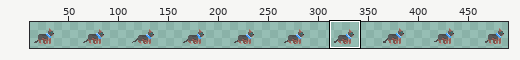
Sprite sheet, stored at Assets/Pet Cats pack/Sprites/Cat-4/Cat-4-Idle.png. The first picture is a wide view before the edit; the outline marks the close-up.
Close-up. First the earlier version:
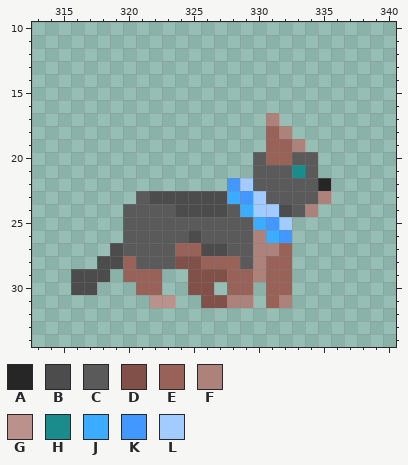
The file is 500x50 pixels. Colours within 5 levels of each other are drawn and written as one. Shown: x 313..340, y 10..34. The wide view leaves out empty margins. The commit also changed other parts of the picture, which this record leaves out.
Palette (. is transparent): A #272626  B #4c4c4c  C #5a5a5a  D #815049  E #986258  F #ac827a  G #bb928b  H #198c8b  J #3bacff  K #4298ff  L #a2cbff
Pixels before, first column x 316:
17 ...............F....
18 ...............EF...
19 ...............EEF..
20 ..............CEECC.
21 ..............CCCHC.
22 ............KLCCCCCA
23 .....CBBBBBBJKLCCCCF
24 ....CCCCBBBBCJLLBCF.
25 ....CCCCCCCCCCJKL...
26 ....CCCCCBCCCCFJK...
27 ...BCCCCEEBBCCFFE...
28 ..BBECCCDDEEECFEE...
29 BBB.EEE..DDDEEFEE...
30 BB...EE..DD.EE.EE...
31 ......GG..DDFF.EF...
The same view after the edit:
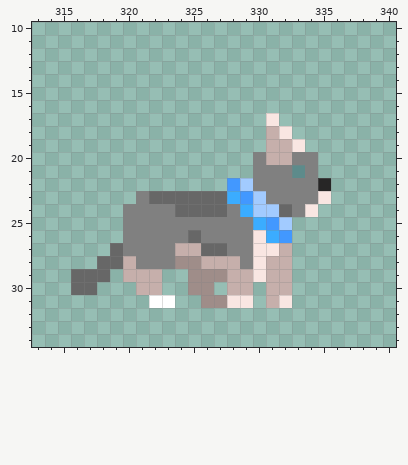
From old to new:
colour B: #4c4c4c -> #676767
colour C: #5a5a5a -> #808080
colour D: #815049 -> #9f8d89
colour E: #986258 -> #c6afab
colour F: #ac827a -> #f9e6e2
colour G: #bb928b -> #ffffff
colour H: #198c8b -> #5d8b8b
